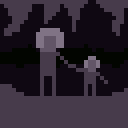
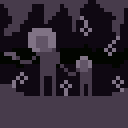
Layer changes from the first 128×128 image to the second:
hid "6" (1st of 2, in "humans"), painted on it over [36, 28, 108, 96]
added layer "13" in group "humans" over [4, 28, 92, 96]
showed "final" (2nd of 2, in "Eyes") over [12, 16, 124, 96]
